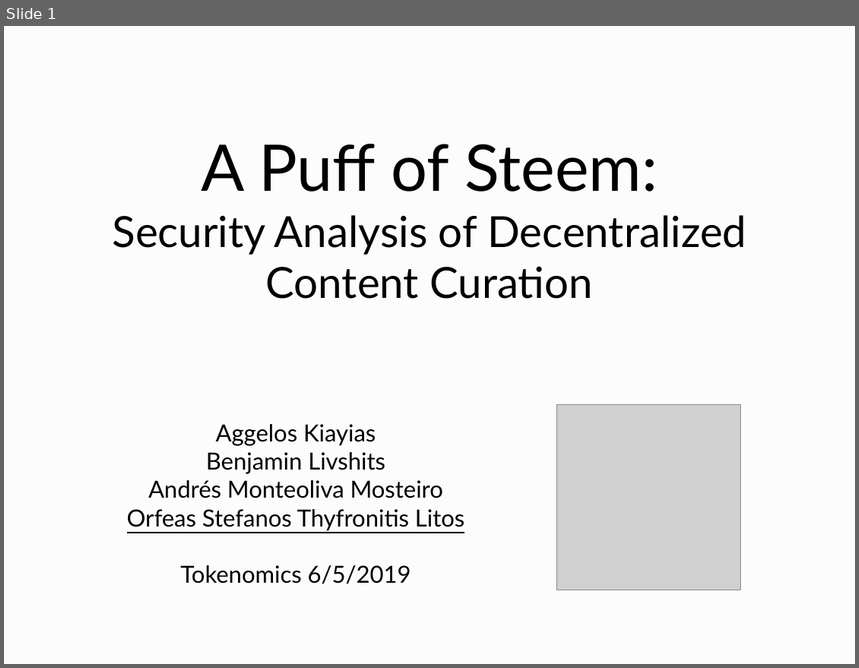
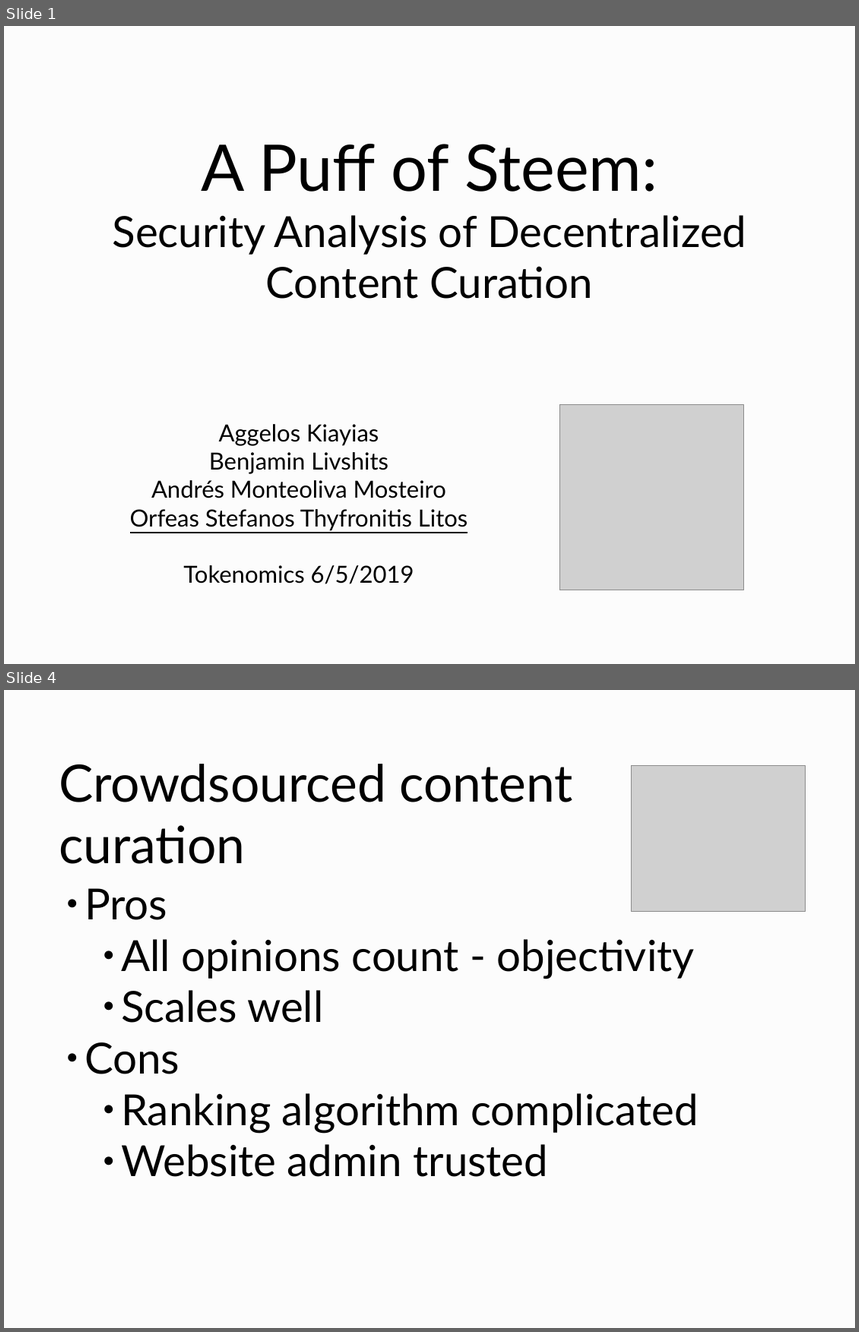
Before and after one commit to curationTeam/fairPostOrdering, a slide deck: slides/slides.odp. Shown one above the other, each under a label of ours: slide 1 before the commit, slides 1 and 4 after it; the slides between them are not shown. The pictures are 859x668 and 859x1332 pixels, drawn with LibreOffice and Linux fonts; fonts in the diff are those of the drawing; grey boxes stand for pictures. Boxes give left, top, right and bottom in pixels: in the first picture for what was removed or moved away, otherwise in the second. Text is boxed around its words. In the diff, an @@ line names an element or a change of style, - is before the commit and + after.

```diff
--- a/slides/slides.odp
+++ b/slides/slides.odp
@@ slide 4 added at (4, 690, 855, 1328), background #FCFCFC @@
@@ title added at (59, 764, 573, 864), 48 pt, text #000000 @@
+Crowdsourced content
+curation
@@ picture added at (631, 766, 805, 912) @@
@@ text added at (85, 888, 699, 1177), 40 pt, text #000000 @@
+● Pros
+    ● All opinions count - objectivity
+    ● Scales well
+● Cons
+    ● Ranking algorithm complicated
+    ● Website admin trusted
@@ slide 1 changed as well @@
@@ picture: place and size @@
-picture at (557, 405, 741, 591)
+picture at (560, 405, 744, 591)
@@ text "Aggelos Kiayias": place and size @@
-text "Aggelos Kiayias" at (127, 424, 465, 585)
+text "Aggelos Kiayias" at (130, 424, 468, 585)
```
Also in this commit, not shown: 19 other slides added, 1 slide removed.
